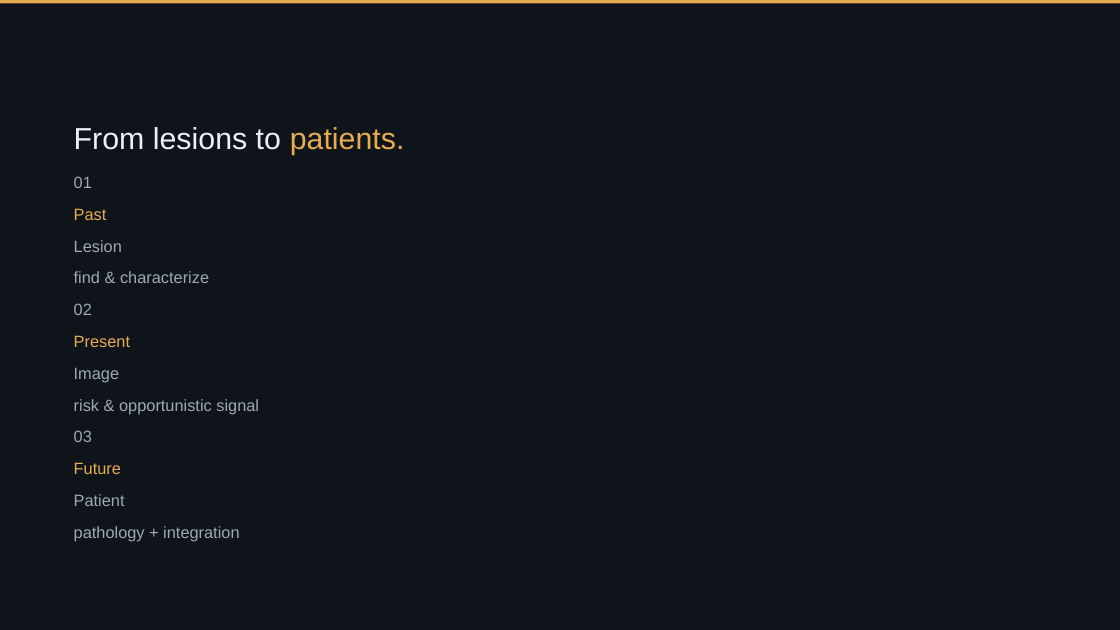
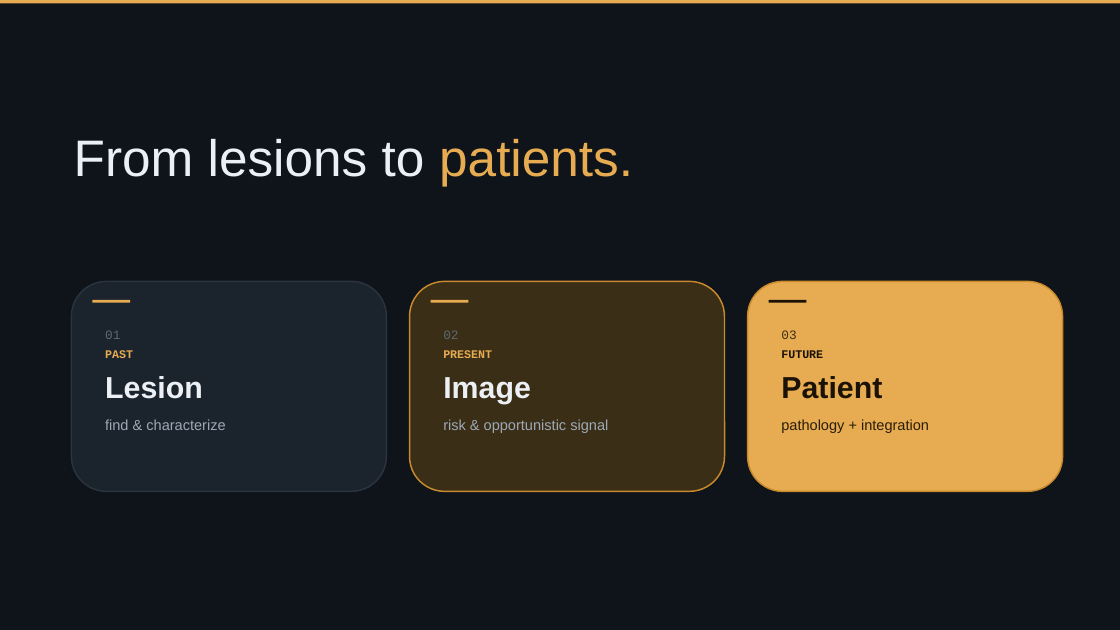
Before and after one commit to Emory-HITI/Mammo, a slide deck: slide 5 of keynote-iwbi-2026/pptx/IWBI2026_Trivedi_FULL_keynote.pptx. Drawn at 1120x630 pixels with LibreOffice and Linux fonts; fonts in the diff are those of the drawing. Boxes give left, top, right and bottom in pixels: in the first picture for what was removed or moved away, otherwise in the second. Text is boxed around its words. In the diff, an @@ line names an element or a change of style, - is before the commit and + after.

```diff
--- a/keynote-iwbi-2026/pptx/IWBI2026_Trivedi_FULL_keynote.pptx
+++ b/keynote-iwbi-2026/pptx/IWBI2026_Trivedi_FULL_keynote.pptx
@@ text "From lesions to patients." at bbox=[74, 138, 633, 186]: size 26 to 44 pt; line spacing 1.06 to 1.04 @@
@@ text removed at bbox=[74, 208, 107, 220] @@
-Past
@@ text removed at bbox=[74, 240, 122, 252] @@
-Lesion
@@ rounded rectangle "01": place and size @@
-rounded rectangle "01" at bbox=[74, 176, 92, 188]
+rounded rectangle "01" at bbox=[71, 281, 386, 492]
@@ rounded rectangle "01" at bbox=[71, 281, 386, 492]: fill none to #1B232D; outline none to #2A333E 1.25 pt @@
@@ text removed at bbox=[74, 271, 209, 283] @@
-find & characterize
@@ rounded rectangle added at bbox=[410, 281, 725, 492], fill #3A2E16, outline #C98A2E 1.25 pt, 12.5 pt, text #9DA9B5 @@
+02
+PRESENT
+Image
+risk & opportunistic signal
@@ rounded rectangle added at bbox=[748, 281, 1063, 492], fill #E7AC51, outline #C98A2E 1.25 pt, 12.5 pt, text #2A1E0A @@
+03
+FUTURE
+Patient
+pathology + integration
@@ text removed at bbox=[74, 303, 92, 315] @@
-02
@@ rectangle added at bbox=[92, 300, 130, 302], fill #E7AC51 @@
@@ rectangle added at bbox=[430, 300, 468, 302], fill #E7AC51 @@
@@ rectangle added at bbox=[769, 300, 807, 302], fill #1A1206 @@
@@ text removed at bbox=[74, 335, 130, 347] @@
-Present
@@ text in rounded rectangle at bbox=[105, 350, 225, 430]: paragraphs added @@
+PAST
+Lesion
+find & characterize
@@ text in rounded rectangle at bbox=[105, 331, 120, 339]: size 14 to 11 pt, font Arial to Courier New, text colour #9DA9B5 to #5C6975 in "01"; line spacing 1.28 to 1; less space between paragraphs @@
@@ text removed at bbox=[74, 368, 119, 383] @@
-Image
@@ text removed at bbox=[74, 399, 259, 414] @@
-risk & opportunistic signal
@@ text removed at bbox=[74, 430, 92, 442] @@
-03
@@ text removed at bbox=[74, 462, 121, 474] @@
-Future
@@ text removed at bbox=[74, 494, 125, 506] @@
-Patient
@@ text removed at bbox=[74, 526, 239, 542] @@
-pathology + integration
```
Also in this commit, not shown: 1 other slide changed, 9 other files.
